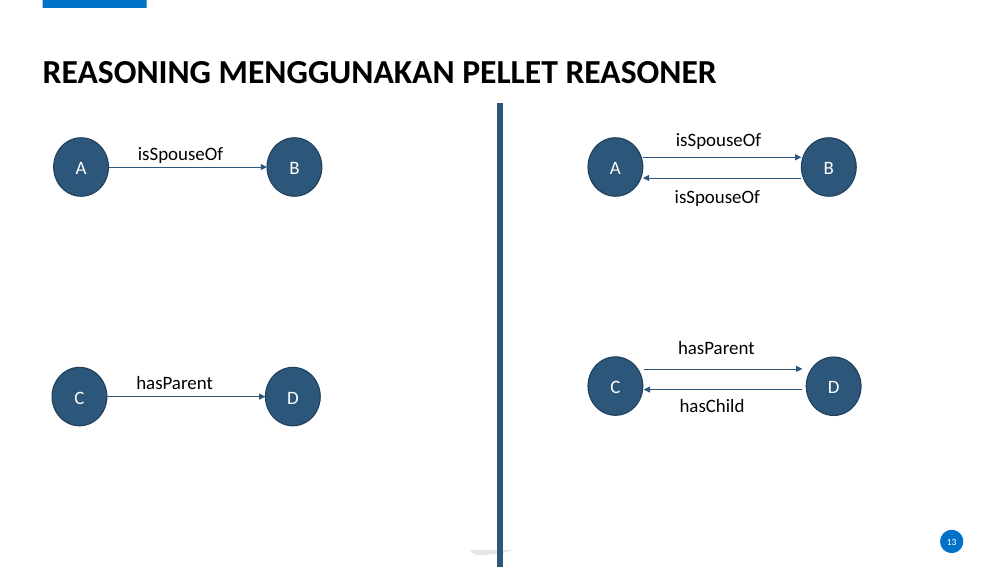
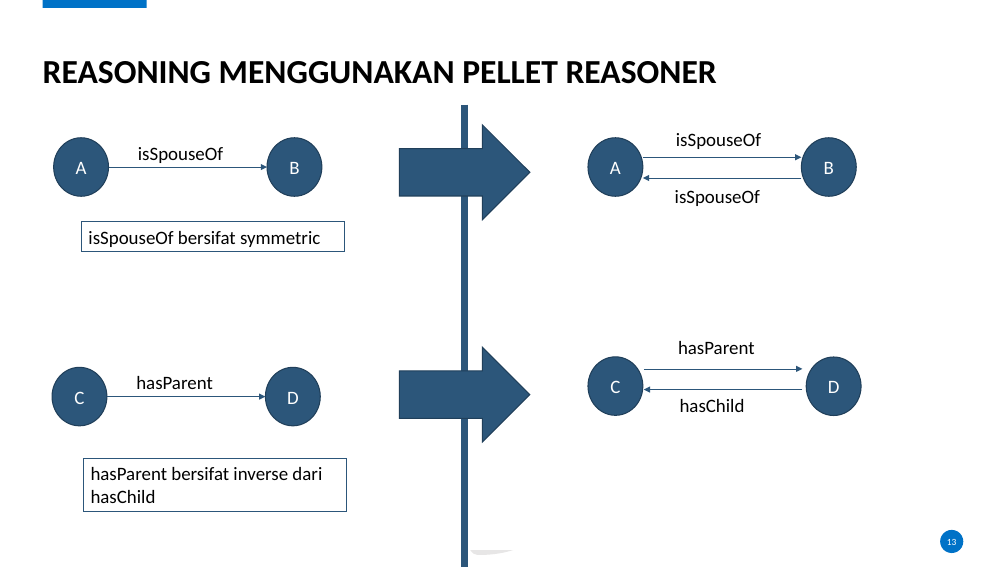
Before and after one commit to karyoutomoo/The-Tree-of-Heroes, a slide deck: slide 13 of 05111540000007-Faiq-Presentasi.pptx. Drawn at 1008x567 pixels with LibreOffice and Linux fonts; fonts in the diff are those of the drawing; background and template pictures are left out. Boxes give left, top, right and bottom in pixels: in the first picture for what was removed or moved away, otherwise in the second. Text is boxed around its words. In the diff, an @@ line names an element or a change of style, - is before the commit and + after.

```diff
--- a/05111540000007-Faiq-Presentasi.pptx
+++ b/05111540000007-Faiq-Presentasi.pptx
@@ line moved from (500, 104) - (500, 567) to (465, 104) - (465, 567) @@
@@ right arrow added at box(399, 125, 530, 219), fill #2C567A, outline #21405A 1 pt @@
@@ rectangle added at box(81, 222, 344, 252), outline #2C567A 0.75 pt, 18 pt, text #000000 @@
+isSpouseOf bersifat symmetric
@@ right arrow added at box(399, 347, 530, 442), fill #2C567A, outline #21405A 1 pt @@
@@ rectangle added at box(83, 458, 346, 512), outline #2C567A 0.75 pt, 18 pt, text #000000 @@
+hasParent bersifat inverse dari hasChild
@@ rectangle added at box(33, 511, 141, 558), fill #FFFFFF, outline #FFFFFF 1 pt @@
```
Also in this commit, not shown: 30 other slides changed, 1 other file.
